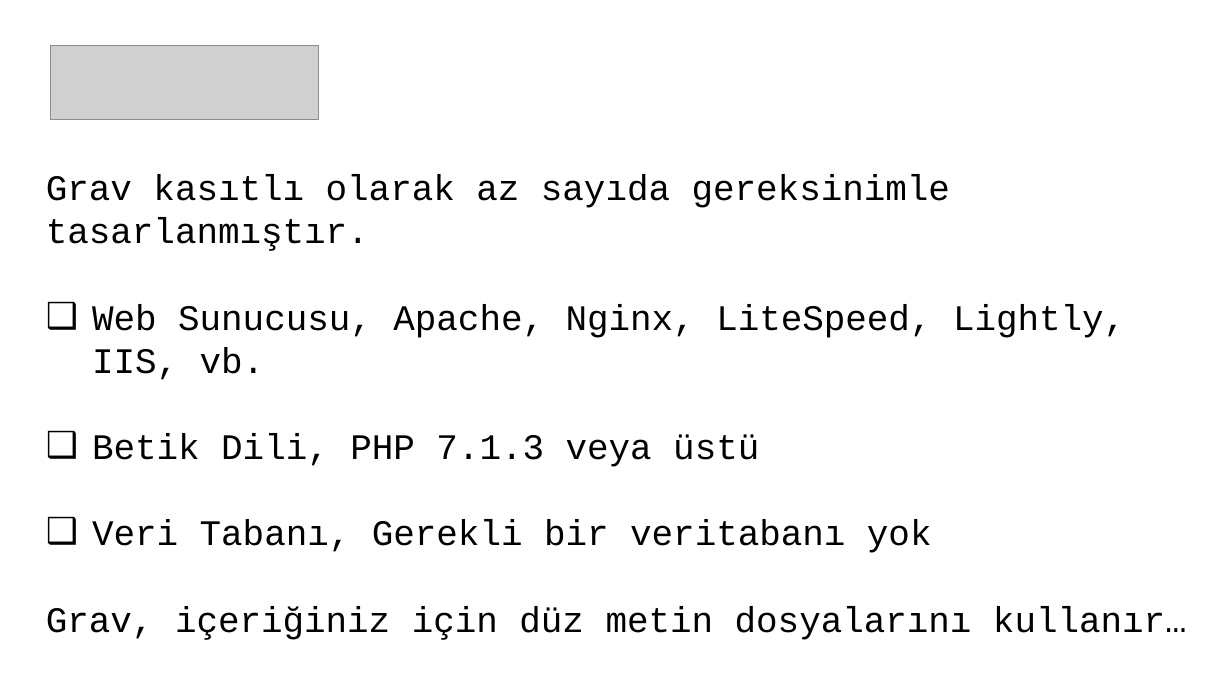
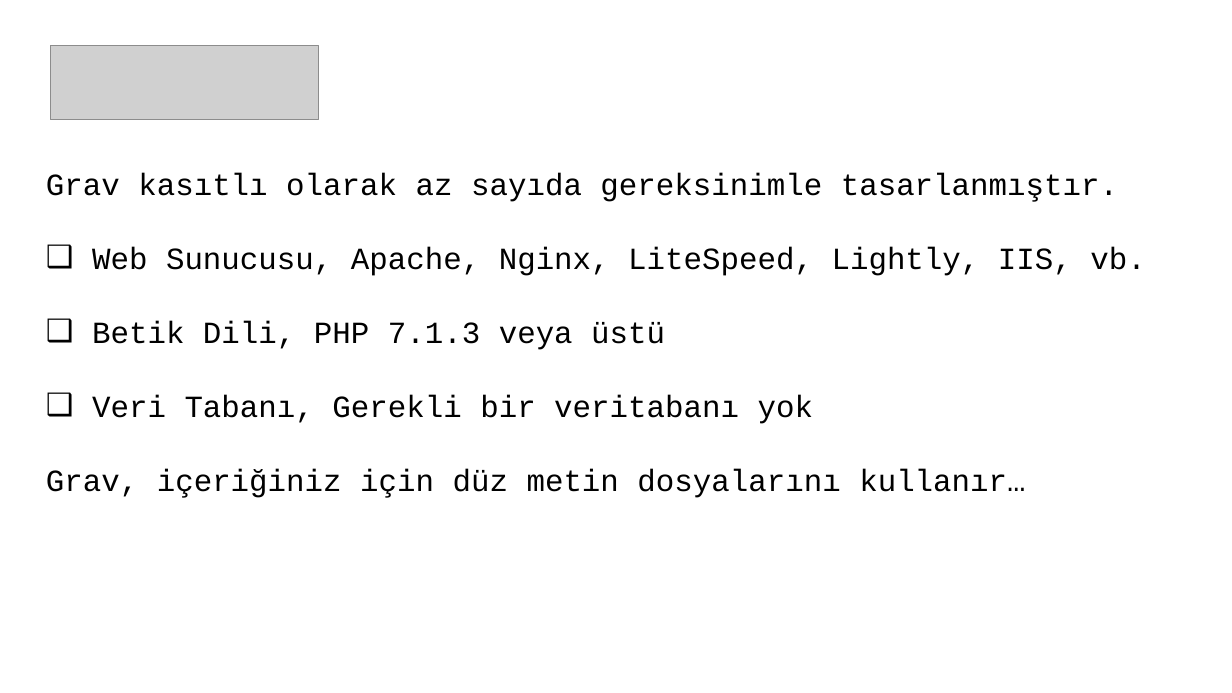
Before and after one commit to smcn/grav, a slide deck: slide 5 of Grav.pptx. Drawn at 1232x693 pixels with LibreOffice and Linux fonts; fonts in the diff are those of the drawing; grey boxes stand for pictures; background and template pictures are left out. Boxes give left, top, right and bottom in pixels: in the first picture for what was removed or moved away, otherwise in the second. Text is boxed around its words. In the diff, an @@ line names an element or a change of style, - is before the commit and + after.

```diff
--- a/Grav.pptx
+++ b/Grav.pptx
@@ text "Grav kasıtlı olarak az sayıda ..." at (46,173,1145,498): size 28 to 24 pt @@
```
Also in this commit, not shown: 3 other slides changed, 1 slide added.
